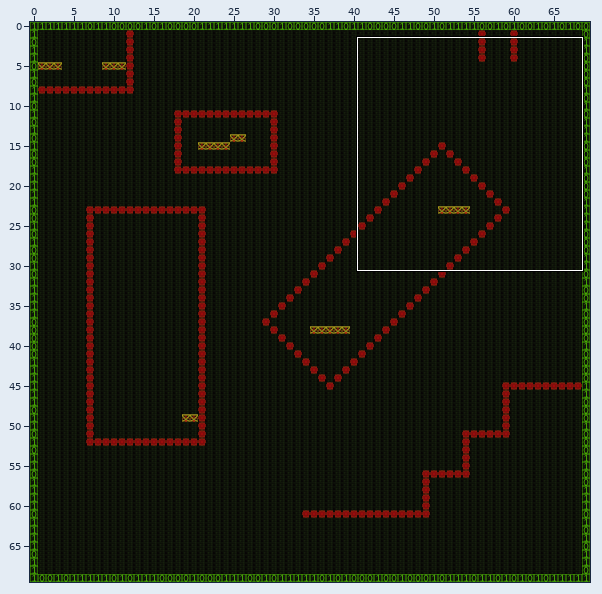
Two versions of a level (Tiled map, assets/Tiled/level6/level6.tmx). The picture above shows the old version from afar; the outline marks the close-up.
Close-up. Earlier state:
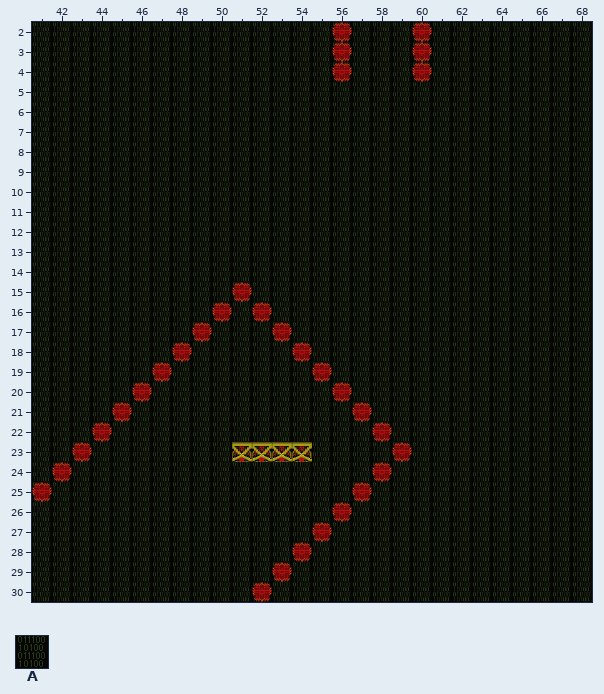
Cells are 32x32 px. Shown: x 41..68, y 2..30. The commit also changed other parts of the map, which this record leaves out.
Key: from "cyber_space_tileset1": A 2.
_ is an empty cell.
Layers that did not change in this view are not listed.
Layer "Tile Layer 1" before, first column x 41:
 2 AAAAAAAAAAAAAAAAAAAAAAAAAAAA
 3 AAAAAAAAAAAAAAAAAAAAAAAAAAAA
 4 AAAAAAAAAAAAAAAAAAAAAAAAAAAA
 5 AAAAAAAAAAAAAAAAAAAAAAAAAAAA
 6 AAAAAAAAAAAAAAAAAAAAAAAAAAAA
 7 AAAAAAAAAAAAAAAAAAAAAAAAAAAA
 8 AAAAAAAAAAAAAAAAAAAAAAAAAAAA
 9 AAAAAAAAAAAAAAAAAAAAAAAAAAAA
10 AAAAAAAAAAAAAAAAAAAAAAAAAAAA
11 AAAAAAAAAAAAAAAAAAAAAAAAAAAA
12 AAAAAAAAAAAAAAAAAAAAAAAAAAAA
13 AAAAAAAAAAAAAAAAAAAAAAAAAAAA
14 AAAAAAAAAAAAAAAAAAAAAAAAAAAA
15 AAAAAAAAAAAAAAAAAAAAAAAAAAAA
16 AAAAAAAAAAAAAAAAAAAAAAAAAAAA
17 AAAAAAAAAAAAAAAAAAAAAAAAAAAA
18 AAAAAAAAAAAAAAAAAAAAAAAAAAAA
19 AAAAAAAAAAAAAAAAAAAAAAAAAAAA
20 AAAAAAAAAAAAAAAAAAAAAAAAAAAA
21 AAAAAAAAAAAAAAAAAAAAAAAAAAAA
22 AAAAAAAAAAAAAAAAAAAAAAAAAAAA
23 AAAAAAAAAAAAAAAAAAAAAAAAAAAA
24 AAAAAAAAAAAAAAAAAAAAAAAAAAAA
25 AAAAAAAAAAAAAAAAAAAAAAAAAAAA
26 AAAAAAAAAAAAAAAAAAAAAAAAAAAA
27 AAAAAAAAAAAAAAAAAAAAAAAAAAAA
28 AAAAAAAAAAAAAAAAAAAAAAAAAAAA
29 AAAAAAAAAAAAAAAAAAAAAAAAAAAA
30 AAAAAAAAAAAAAAAAAAAAAAAAAAAA
Now the later version:
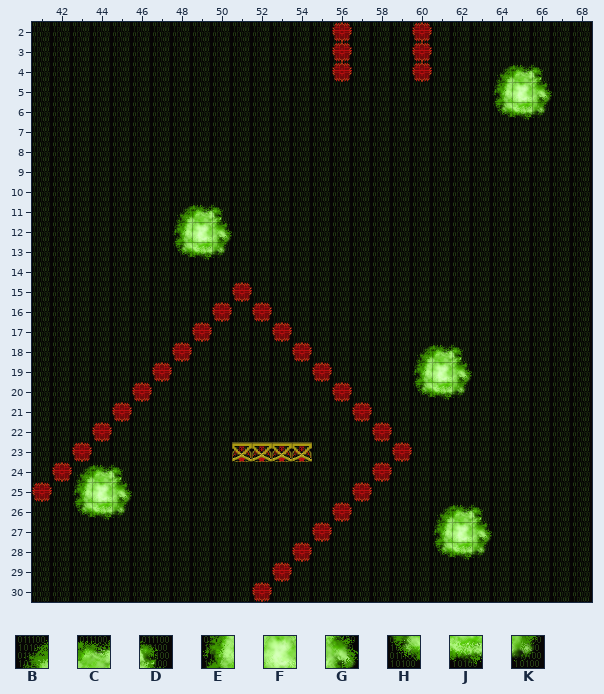
Further tiles: from "tilesetBG1": B 0, C 1, D 2, E 6, F 7, G 8, H 12, J 13, K 14.
Difference:
{"where": "layer \"Tile Layer 1\""}
{"y":4,"x":64,"old":"AAA","new":"BCD"}
{"y":5,"x":64,"old":"AAA","new":"EFG"}
{"y":6,"x":64,"old":"AAA","new":"HJK"}
{"y":11,"x":48,"old":"AAA","new":"BCD"}
{"y":12,"x":48,"old":"AAA","new":"EFG"}
{"y":13,"x":48,"old":"AAA","new":"HJK"}
{"y":18,"x":60,"old":"AAA","new":"BCD"}
{"y":19,"x":60,"old":"AAA","new":"EFG"}
{"y":20,"x":60,"old":"AAA","new":"HJK"}
{"y":24,"x":43,"old":"AAA","new":"BCD"}
{"y":25,"x":43,"old":"AAA","new":"EFG"}
{"y":26,"x":43,"old":"AAA","new":"HJK"}
{"y":26,"x":61,"old":"AAA","new":"BCD"}
{"y":27,"x":61,"old":"AAA","new":"EFG"}
{"y":28,"x":61,"old":"AAA","new":"HJK"}
{"label":"changed","picture_box":[492,62,552,120]}
{"label":"changed","picture_box":[172,202,232,260]}
{"label":"changed","picture_box":[412,342,472,400]}
{"label":"changed","picture_box":[72,462,132,520]}
{"label":"changed","picture_box":[432,502,492,560]}
